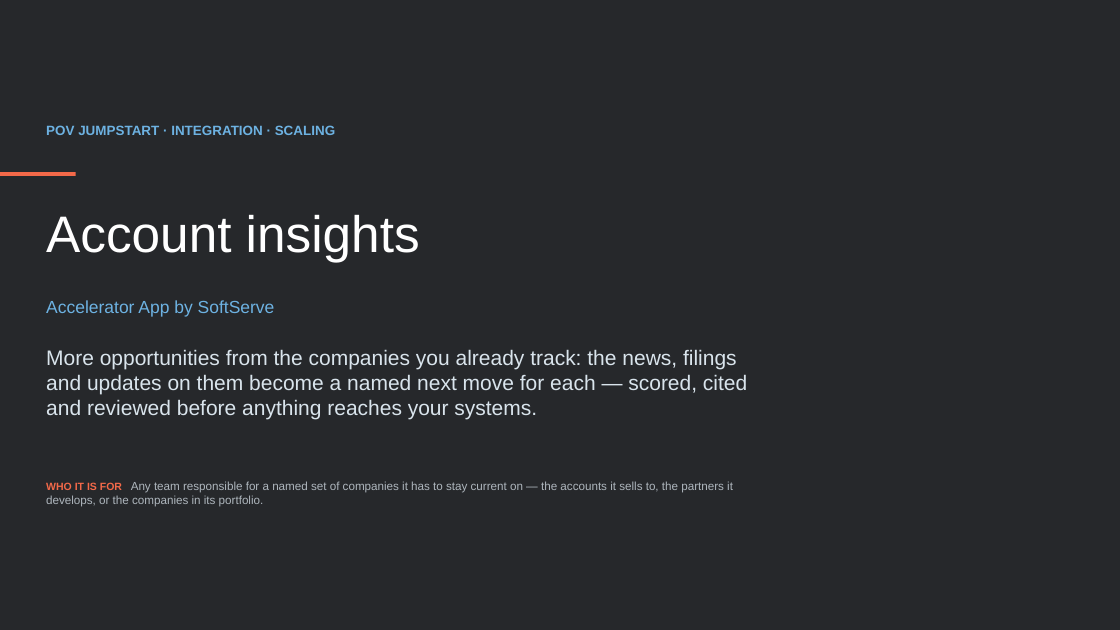
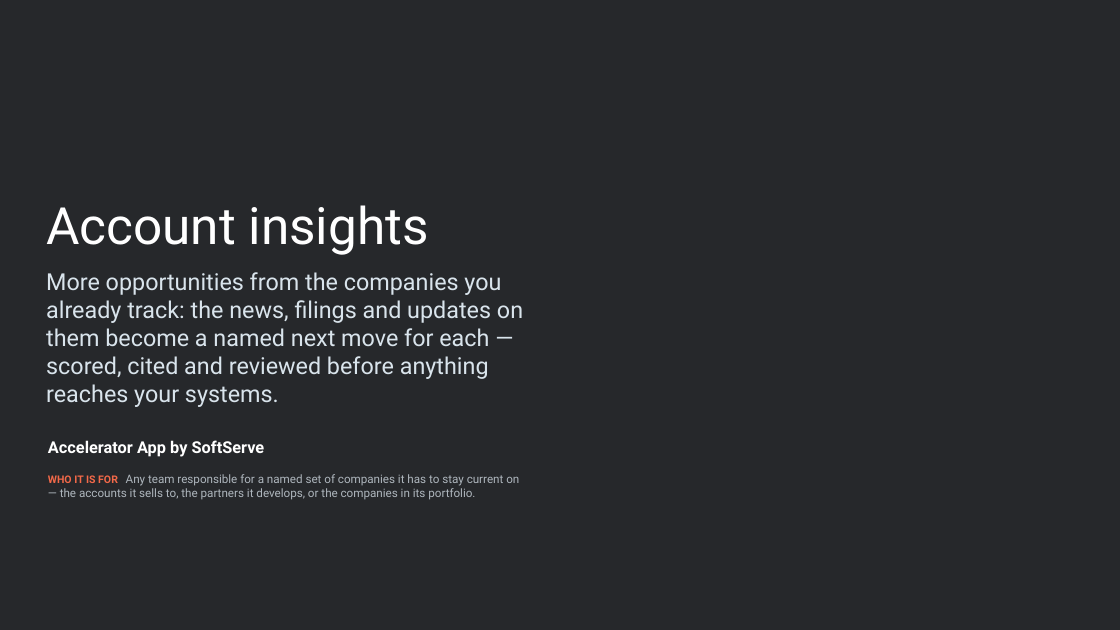
Before and after one commit to alexey-orlov/AO-Personal-OS, a slide deck: slide 1 of outputs/oracle-packs/account-insights/artifacts/account-insights-sales-deck.pptx. Drawn at 1120x630 pixels with LibreOffice and Linux fonts; fonts in the diff are those of the drawing; background and template pictures are left out. Boxes give left, top, right and bottom in pixels: in the first picture for what was removed or moved away, otherwise in the second. Text is boxed around its words. In the diff, an @@ line names an element or a change of style, - is before the commit and + after.

```diff
--- a/outputs/oracle-packs/account-insights/artifacts/account-insights-sales-deck.pptx
+++ b/outputs/oracle-packs/account-insights/artifacts/account-insights-sales-deck.pptx
@@ text removed at bbox=[46, 125, 335, 135] @@
-POV JUMPSTART · INTEGRATION · SCALING
@@ rectangle removed at bbox=[0, 172, 76, 176] @@
@@ text "Account insights" at bbox=[46, 205, 429, 255]: font Arial to Roboto @@
@@ text "Account insights": place and size @@
-text "Account insights" at bbox=[46, 215, 420, 262]
+text "Account insights" at bbox=[46, 205, 429, 255]
@@ text "More opportunities from the companies ...": place and size @@
-text "More opportunities from the companies ..." at bbox=[46, 349, 747, 420]
+text "More opportunities from the companies ..." at bbox=[46, 272, 523, 407]
@@ text "More opportunities from the companies ..." at bbox=[46, 272, 523, 407]: size 18 to 20 pt, font Arial to Roboto @@
@@ text "Accelerator App by SoftServe": place and size @@
-text "Accelerator App by SoftServe" at bbox=[46, 300, 275, 317]
+text "Accelerator App by SoftServe" at bbox=[48, 440, 265, 457]
@@ text "Accelerator App by SoftServe" at bbox=[48, 440, 265, 457]: size 15 to 14 pt, font Arial to Roboto, text colour #6DB2E2 to #FFFFFF, bold on @@
@@ text "WHO IT IS FOR Any ...": place and size @@
-text "WHO IT IS FOR Any ..." at bbox=[46, 481, 733, 507]
+text "WHO IT IS FOR Any ..." at bbox=[48, 474, 519, 500]
@@ text "WHO IT IS FOR Any ..." at bbox=[48, 474, 519, 500]: font Arial to Roboto @@
```
Also in this commit, not shown: 9 other slides changed, 11 other files.
